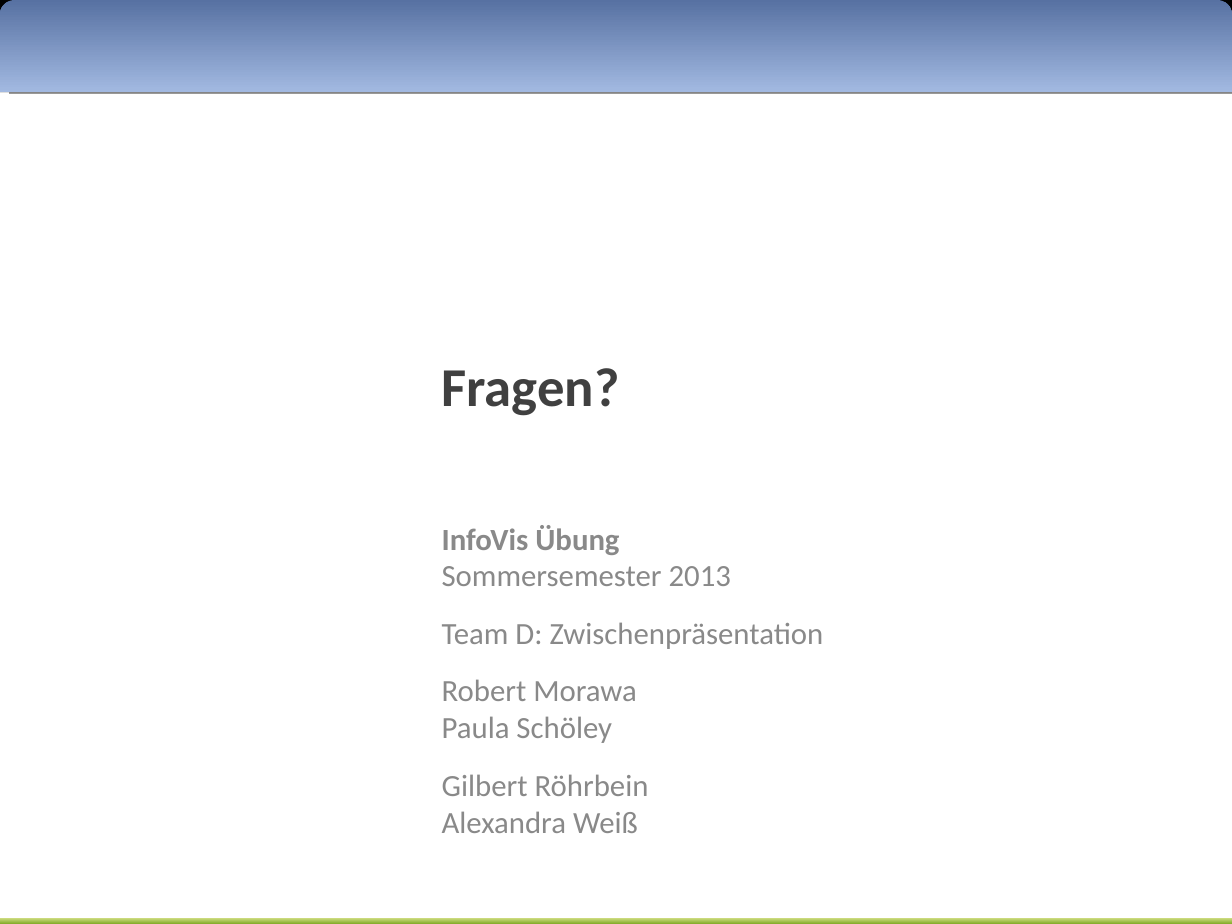
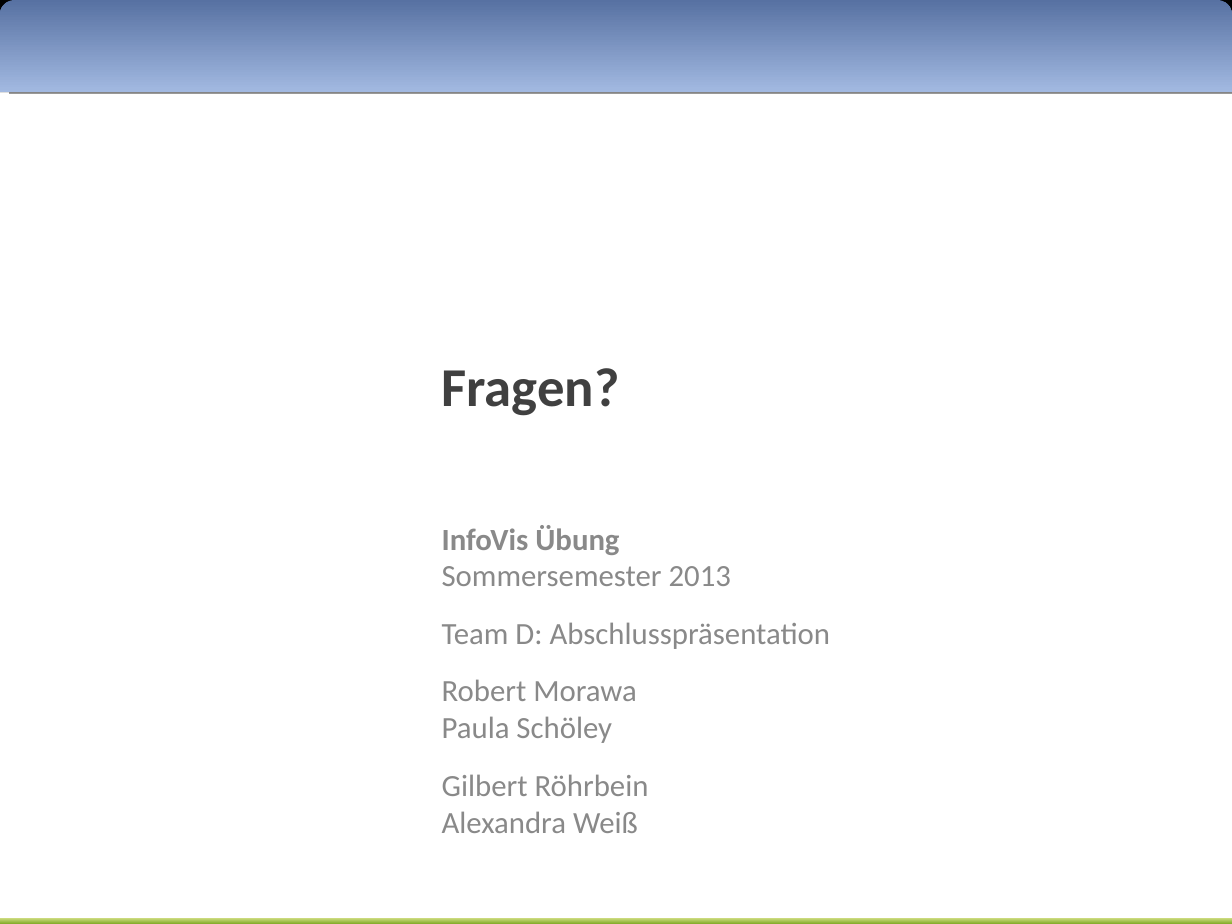
Before and after one commit to Rajikarubijua/bushumappu, a slide deck: slide 9 of presentation/abschlusspräsentation.odp. Drawn at 1232x924 pixels with LibreOffice and Linux fonts; fonts in the diff are those of the drawing. Boxes give left, top, right and bottom in pixels: in the first picture for what was removed or moved away, otherwise in the second. Text is boxed around its words. In the diff, an @@ line names an element or a change of style, - is before the commit and + after.

Commit message:
changed last slide to final presentation

```diff
--- a/presentation/abschlusspräsentation.odp
+++ b/presentation/abschlusspräsentation.odp
@@ text at (x1=442, y1=622, x2=831, y2=649): text changed @@
-Team D: Zwischenpräsentation
+Team D: Abschlusspräsentation
```
Also in this commit, not shown: 1 other file.
